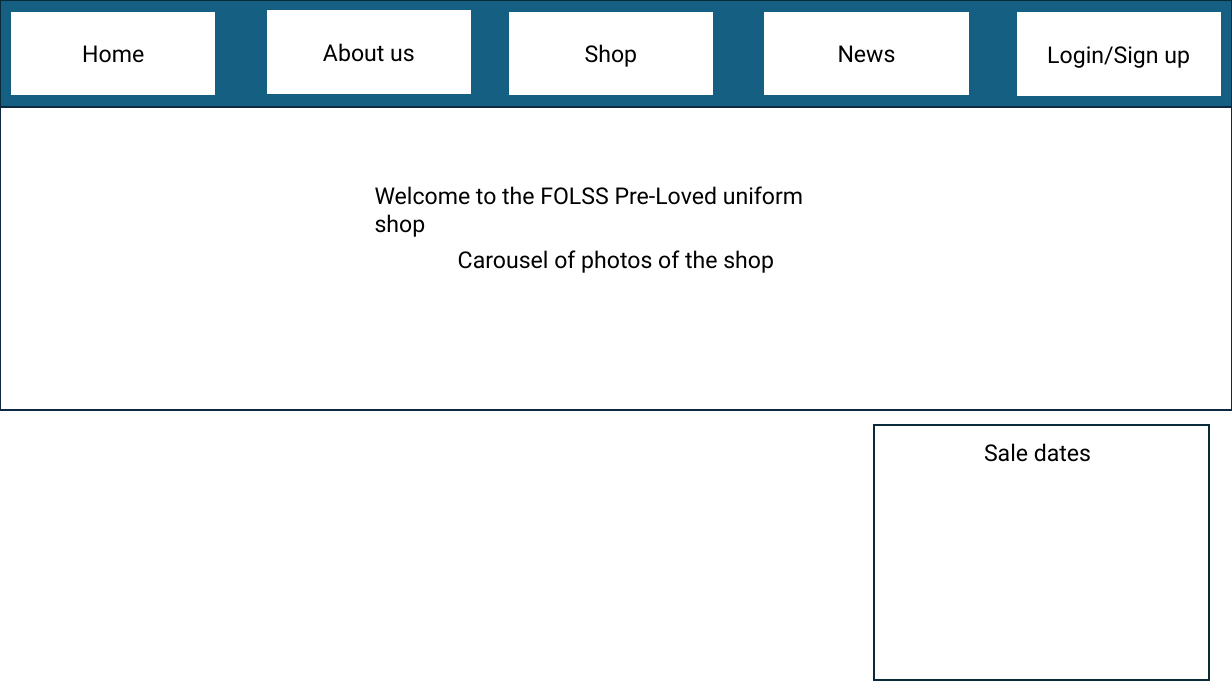
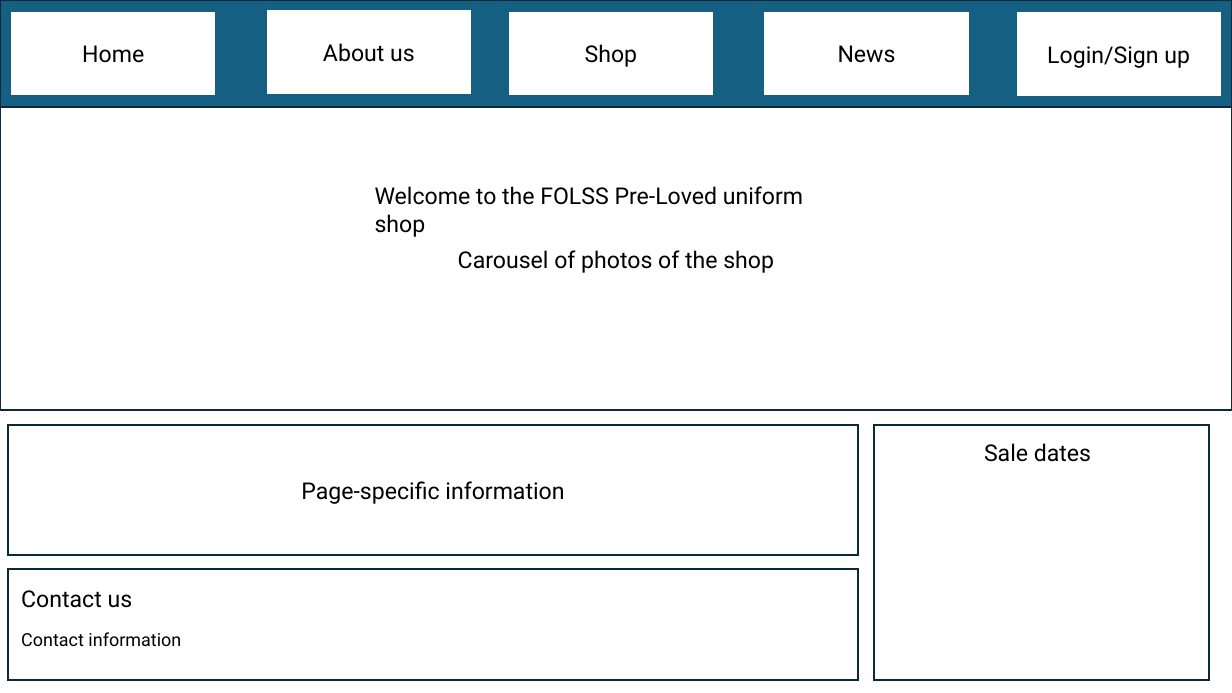
Before and after one commit to programmer647/Coursework, a slide deck: slide 2 of Writeup/Page designs.pptx. Drawn at 1232x693 pixels with LibreOffice and Linux fonts; fonts in the diff are those of the drawing. Boxes give left, top, right and bottom in pixels: in the first picture for what was removed or moved away, otherwise in the second. Text is boxed around its words. In the diff, an @@ line names an element or a change of style, - is before the commit and + after.

```diff
--- a/Writeup/Page designs.pptx
+++ b/Writeup/Page designs.pptx
@@ rectangle added at (8, 425, 859, 555), fill #FFFFFF, outline #092A39 1.5 pt, 18 pt, text #000000 @@
+Page-specific information
@@ rectangle added at (8, 569, 859, 680), fill #FFFFFF, outline #092A39 1.5 pt @@
@@ text added at (21, 590, 181, 646), 14 pt, text #000000 @@
+Contact us
+Contact information
```
Also in this commit, not shown: 1 other file.
